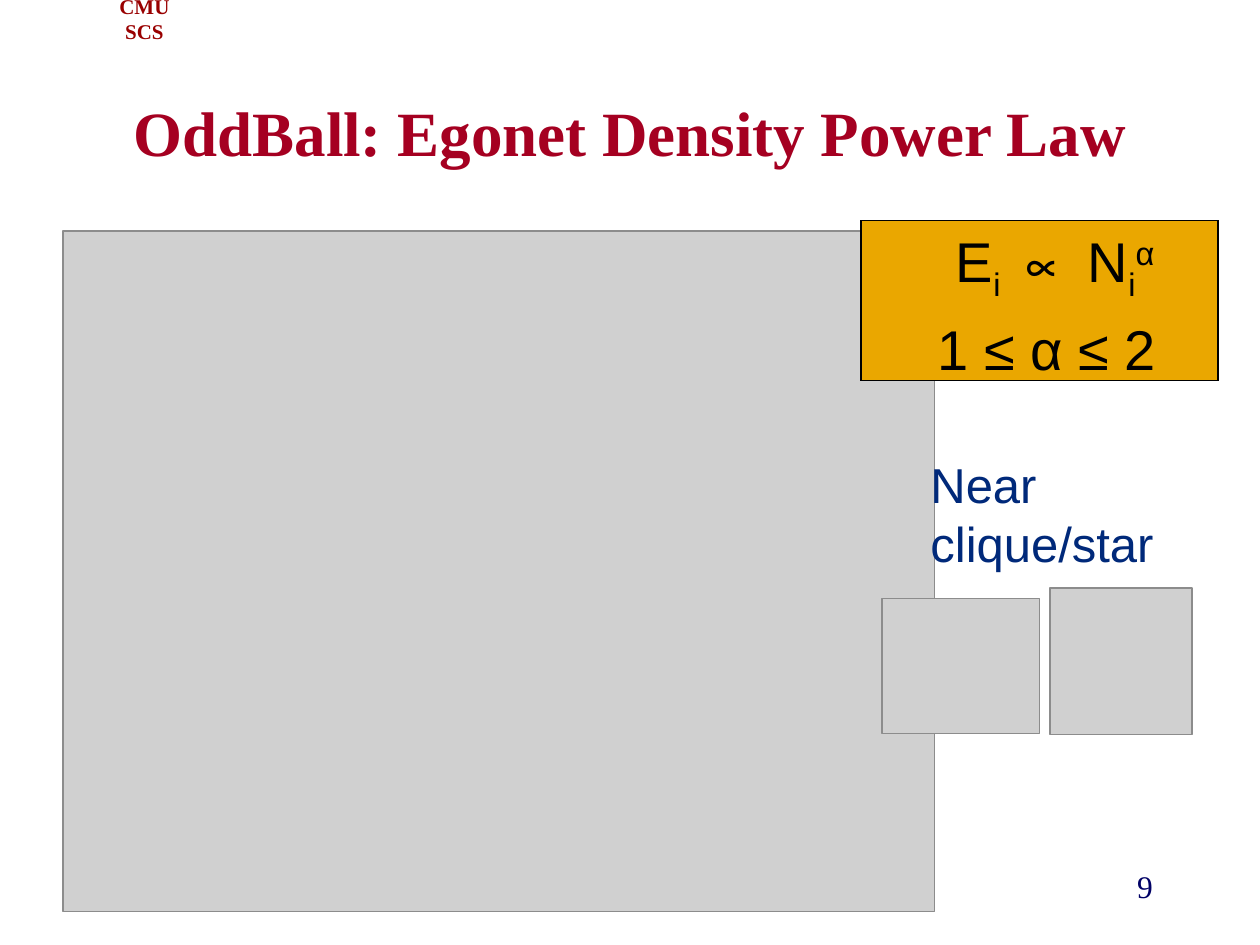
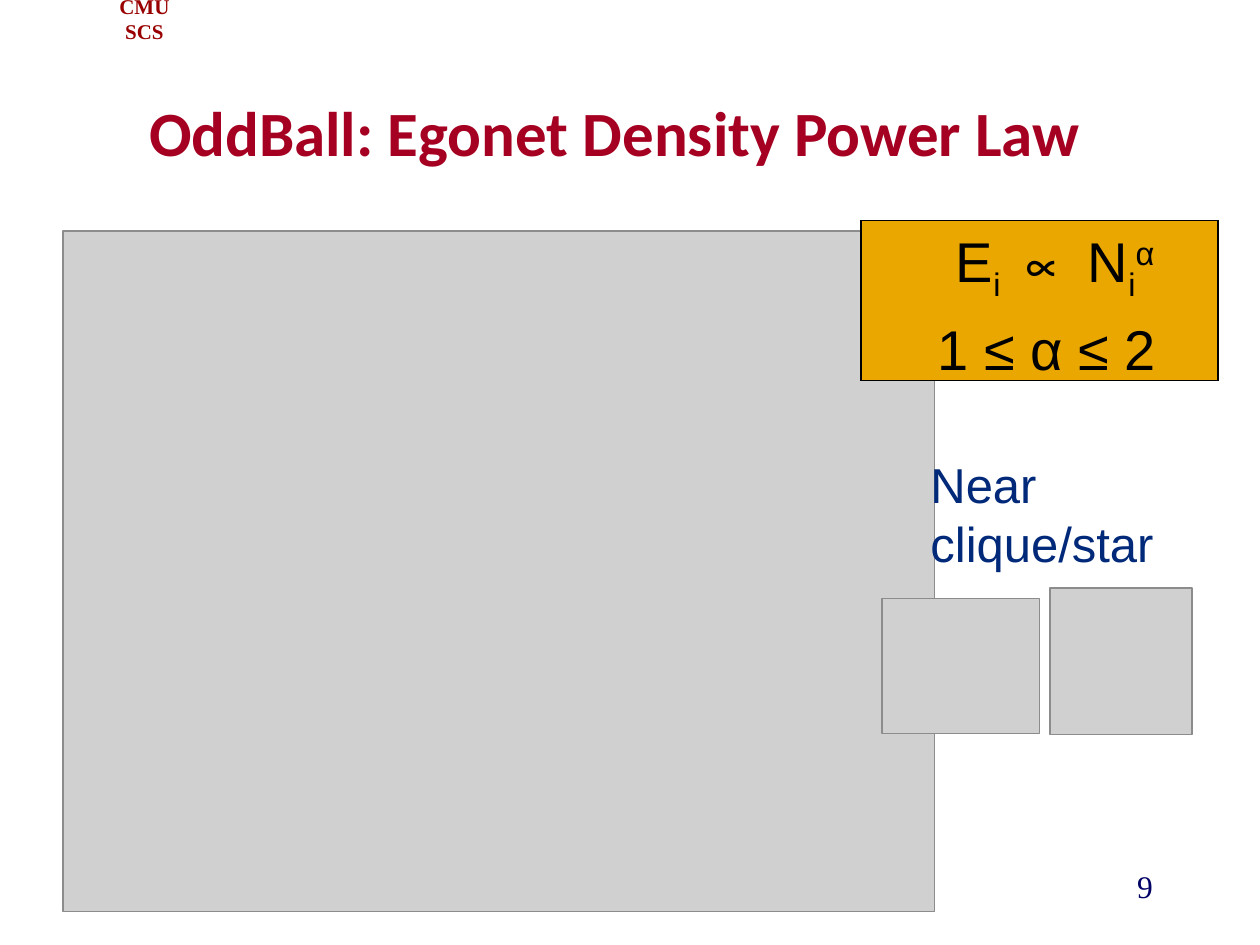
Before and after one commit to cfaloutsos/2021-pakdd-ToT, a slide deck: slide 9 of P1_past_OddBall_ToT.pptx. Drawn at 1260x945 pixels with LibreOffice and Linux fonts; fonts in the diff are those of the drawing; grey boxes stand for pictures; background and template pictures are left out. Boxes give left, top, right and bottom in pixels: in the first picture for what was removed or moved away, otherwise in the second. Text is boxed around its words. In the diff, an @@ line names an element or a change of style, - is before the commit and + after.

```diff
--- a/P1_past_OddBall_ToT.pptx
+++ b/P1_past_OddBall_ToT.pptx
@@ title "OddBall: Egonet Density Power Law": place and size @@
-title "OddBall: Egonet Density Power Law" at bbox=[134, 112, 1126, 168]
+title "OddBall: Egonet Density Power Law" at bbox=[149, 111, 1079, 167]
@@ title "OddBall: Egonet Density Power Law" at bbox=[149, 111, 1079, 167]: font Times New Roman to Calibri @@
```
Also in this commit, not shown: 11 other slides changed, 1 slide removed.
